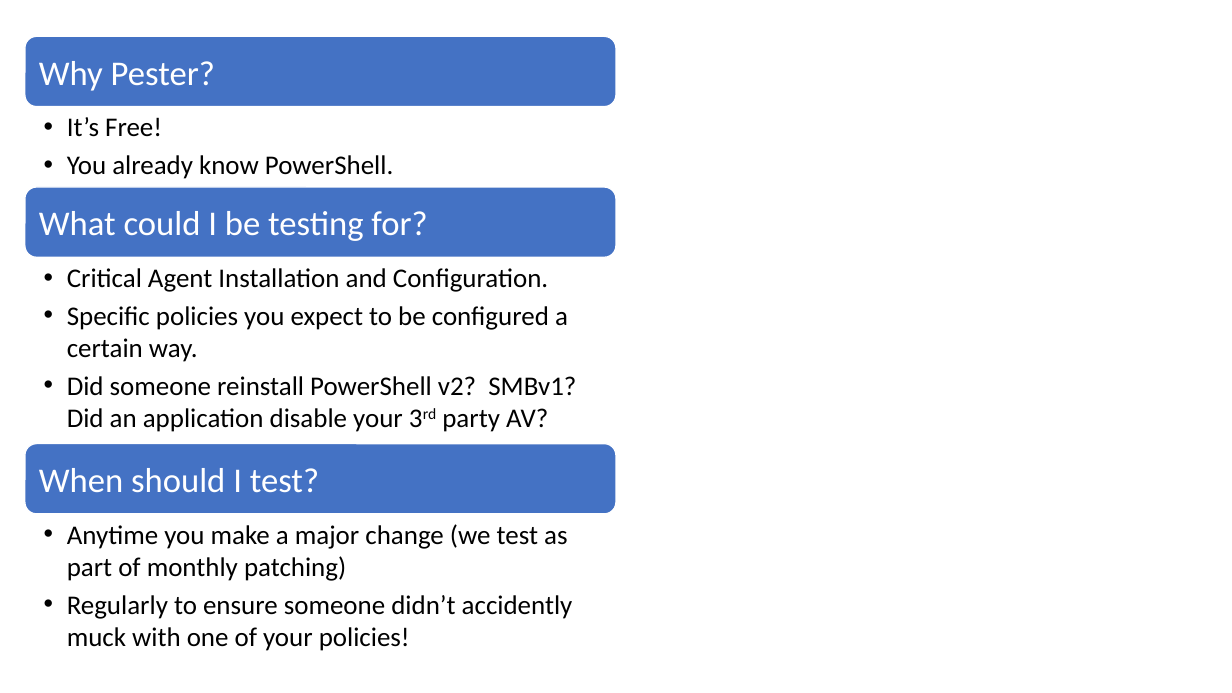
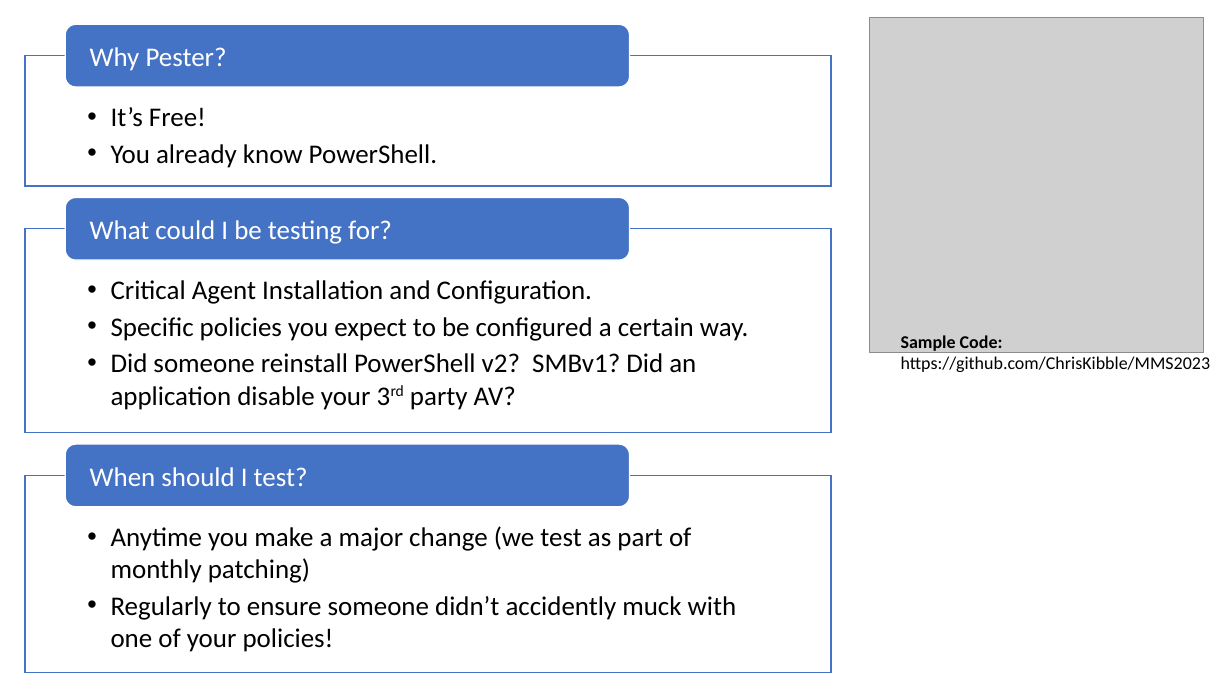
Before and after one commit to ChrisKibble/MMS2023, a slide deck: slide 6 of Pester/Pester – Not Just for Code.pptx. Drawn at 1232x693 pixels with LibreOffice and Linux fonts; fonts in the diff are those of the drawing; grey boxes stand for pictures. Boxes give left, top, right and bottom in pixels: in the first picture for what was removed or moved away, otherwise in the second. Text is boxed around its words. In the diff, an @@ line names an element or a change of style, - is before the commit and + after.

Commit message:
Added QR

```diff
--- a/Pester/Pester – Not Just for Code.pptx
+++ b/Pester/Pester – Not Just for Code.pptx
@@ rounded rectangle resized from (x1=25, y1=36, x2=616, y2=106) to (x1=66, y1=24, x2=630, y2=87) @@
@@ size 27 to 21 pt; less space between paragraphs in 3 elements at (x1=90, y1=467, x2=308, y2=486), (x1=90, y1=220, x2=392, y2=244), (x1=90, y1=47, x2=227, y2=71) @@
@@ text "Why Pester?" moved from (x1=39, y1=61, x2=215, y2=91) to (x1=90, y1=47, x2=227, y2=71) @@
@@ picture added at (x1=870, y1=18, x2=1204, y2=352) @@
@@ less space between paragraphs in 3 elements at (x1=111, y1=280, x2=749, y2=410), (x1=111, y1=526, x2=737, y2=652), (x1=111, y1=107, x2=437, y2=168) @@
@@ text "It’s Free!" moved from (x1=67, y1=117, x2=393, y2=179) to (x1=111, y1=107, x2=437, y2=168) @@
@@ rectangle added at (x1=25, y1=55, x2=832, y2=186), fill #FFFFFF at 90% opacity, outline #4472C4 1 pt @@
@@ rounded rectangle resized from (x1=25, y1=187, x2=616, y2=257) to (x1=66, y1=198, x2=630, y2=261) @@
@@ text "What could I be testing ..." moved from (x1=39, y1=211, x2=427, y2=241) to (x1=90, y1=220, x2=392, y2=244) @@
@@ text "Critical Agent Installation and Configuration." moved from (x1=67, y1=268, x2=576, y2=432) to (x1=111, y1=280, x2=749, y2=410) @@
@@ rectangle added at (x1=25, y1=229, x2=832, y2=433), fill #FFFFFF at 90% opacity, outline #4472C4 1 pt @@
@@ text added at (x1=901, y1=335, x2=1211, y2=372), 14 pt, text #000000 @@
+Sample Code:
+https://github.com/ChrisKibble/MMS2023
@@ rounded rectangle resized from (x1=25, y1=444, x2=616, y2=514) to (x1=66, y1=445, x2=630, y2=507) @@
@@ text "When should I test?" moved from (x1=39, y1=468, x2=319, y2=493) to (x1=90, y1=467, x2=308, y2=486) @@
@@ text "Anytime you make a major ..." moved from (x1=67, y1=524, x2=573, y2=651) to (x1=111, y1=526, x2=737, y2=652) @@
@@ rectangle added at (x1=25, y1=476, x2=832, y2=673), fill #FFFFFF at 90% opacity, outline #4472C4 1 pt @@
```
